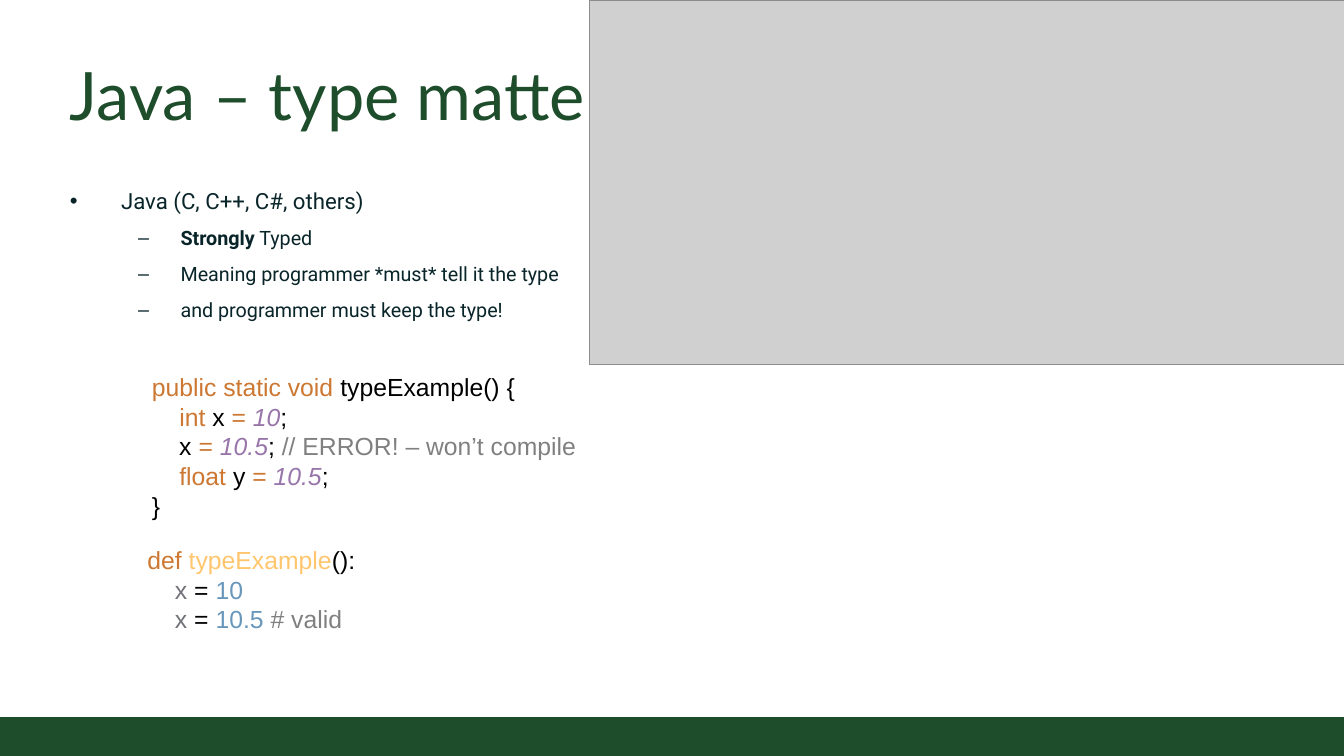
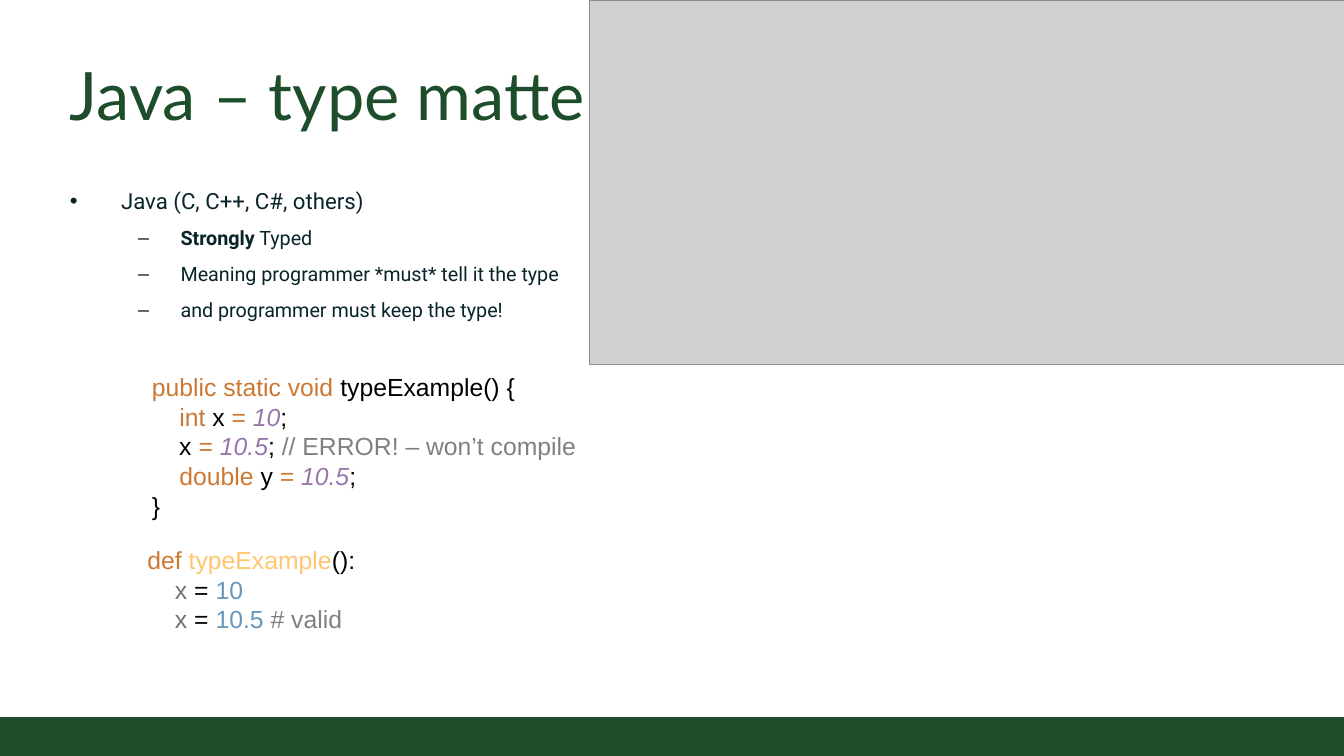
Before and after one commit to CSU-CS150B/handouts, a slide deck: slide 4 of Slides/On-Campus/14_Java_vs_python.pptx. Drawn at 1344x756 pixels with LibreOffice and Linux fonts; fonts in the diff are those of the drawing; grey boxes stand for pictures; background and template pictures are left out. Boxes give left, top, right and bottom in pixels: in the first picture for what was removed or moved away, otherwise in the second. Text is boxed around its words. In the diff, an @@ line names an element or a change of style, - is before the commit and + after.

```diff
--- a/Slides/On-Campus/14_Java_vs_python.pptx
+++ b/Slides/On-Campus/14_Java_vs_python.pptx
@@ text at [152,378,576,490]: text changed @@
-public static void typeExample() {
-int x = 10;
-x = 10.5; // ERROR! – won’t compile
-float y = 10.5;
-}
+public static void typeExample() {
+int x = 10;
+x = 10.5; // ERROR! – won’t compile
+double y = 10.5;
+}
```
Also in this commit, not shown: 1 other slide changed.
